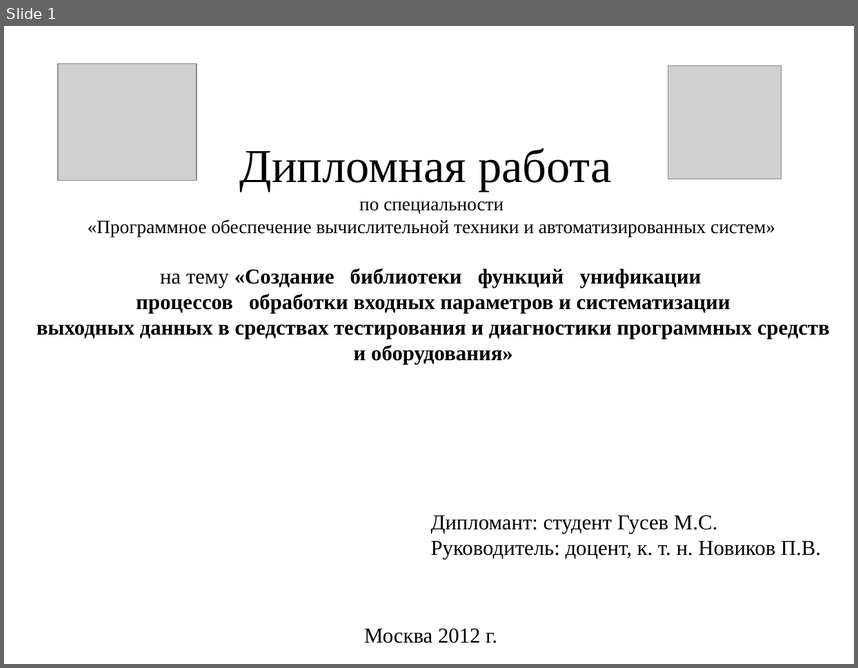
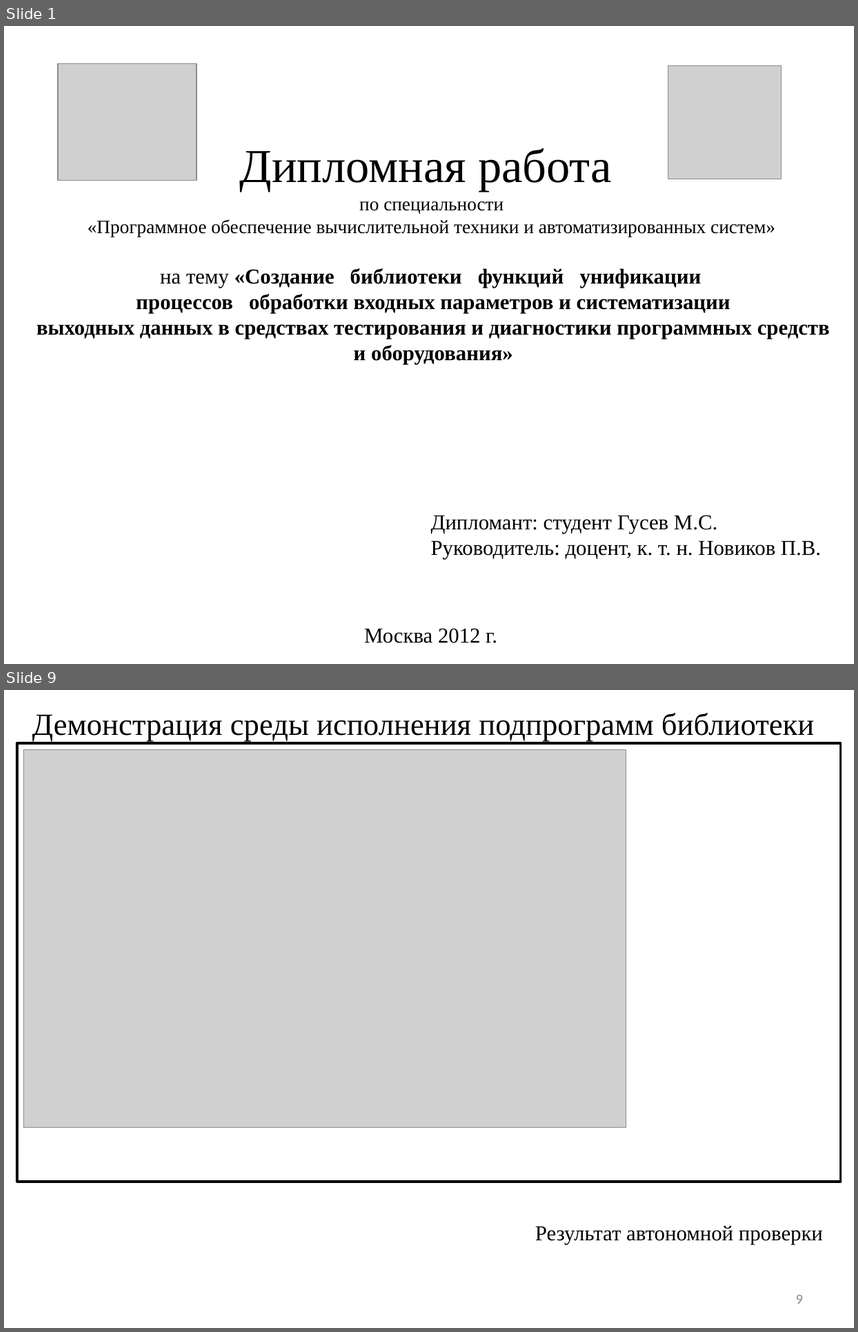
Before and after one commit to nwcfang/diplom_report, a slide deck: presentation/presentation.pptx. Shown one above the other, each under a label of ours: slide 1 before the commit, slides 1 and 9 after it; the slides between them are not shown. The pictures are 858x668 and 858x1332 pixels, drawn with LibreOffice and Linux fonts; fonts in the diff are those of the drawing; grey boxes stand for pictures. Boxes give left, top, right and bottom in pixels: in the first picture for what was removed or moved away, otherwise in the second. Text is boxed around its words. In the diff, an @@ line names an element or a change of style, - is before the commit and + after.

```diff
--- a/presentation/presentation.pptx
+++ b/presentation/presentation.pptx
@@ slide 9 added at bbox=[4, 690, 854, 1328], background #FFFFFF @@
@@ title added at bbox=[32, 713, 814, 741], 26.1 pt, text #000000 @@
+Демонстрация среды исполнения подпрограмм библиотеки
@@ rectangle added at bbox=[18, 742, 842, 1181], outline #000000 2 pt @@
@@ picture added at bbox=[23, 749, 626, 1127] @@
@@ text added at bbox=[535, 1225, 823, 1244], 18 pt, text #000000 @@
+Результат автономной проверки
@@ page number added at bbox=[796, 1294, 803, 1303], 12 pt, text #8C8C8C @@
+9
```
Also in this commit, not shown: 2 slides changed, 9 other slides added, 10 other files.
